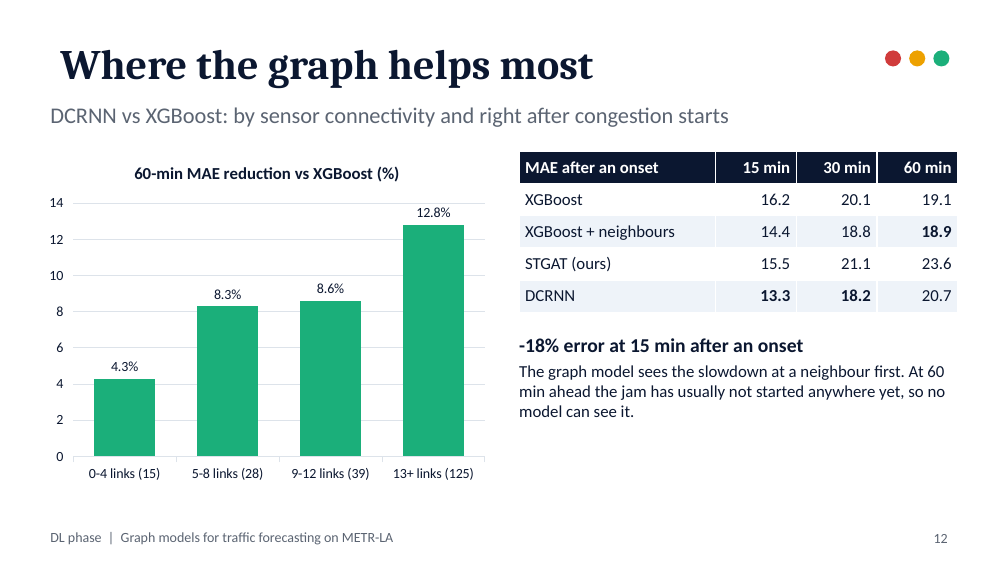
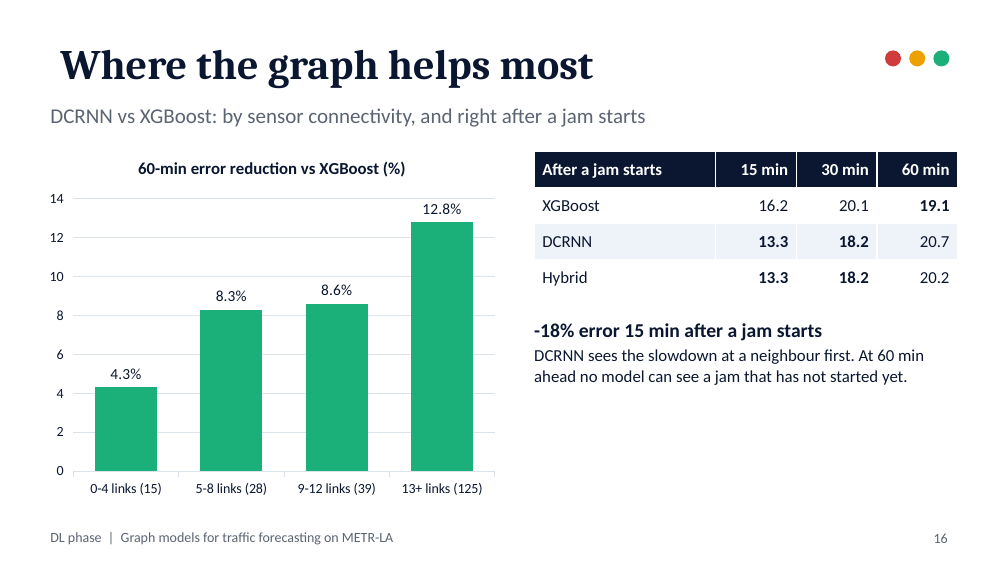
Before and after one commit to ManasSaxena14/MetroFlow_MachineAndDeepLearning, a slide deck: slide 16 of docs/presentation/DL_Graph_Models.pptx (slide 12 before the commit). Drawn at 1008x567 pixels with LibreOffice and Linux fonts; fonts in the diff are those of the drawing. Boxes give left, top, right and bottom in pixels: in the first picture for what was removed or moved away, otherwise in the second. Text is boxed around its words. In the diff, an @@ line names an element or a change of style, - is before the commit and + after.

```diff
--- a/docs/presentation/DL_Graph_Models.pptx
+++ b/docs/presentation/DL_Graph_Models.pptx
@@ text at (x1=50, y1=108, x2=645, y2=127): text changed; size 16 to 15 pt @@
-DCRNN vs XGBoost: by sensor connectivity and right after congestion starts
+DCRNN vs XGBoost: by sensor connectivity, and right after a jam starts
@@ column chart at (x1=40, y1=141, x2=504, y2=504) @@
@@ title "60-min MAE reduction vs XGBoost (%)" to "60-min error reduction vs XGBoost (%)" @@
@@ data labels of Series 1 changed @@
@@ value axis changed @@
@@ column chart resized from (x1=40, y1=146, x2=494, y2=489) to (x1=40, y1=141, x2=504, y2=504) @@
@@ table at (x1=534, y1=151, x2=958, y2=296) @@
-row 1, column 1: MAE after an onset
+row 1, column 1: After a jam starts
-row 3: XGBoost + neighbours | 14.4 | 18.8 | 18.9
-row 4: STGAT (ours) | 15.5 | 21.1 | 23.6
+row 4: Hybrid | 13.3 | 18.2 | 20.2
@@ table resized from (x1=519, y1=151, x2=958, y2=312) to (x1=534, y1=151, x2=958, y2=296) @@
@@ text at (x1=534, y1=323, x2=924, y2=385): text changed @@
--18% error at 15 min after an onset
-The graph model sees the slowdown at a neighbour first. At 60 min ahead the jam has usually not started anywhere yet, so no model can see it.
+-18% error 15 min after a jam starts
+DCRNN sees the slowdown at a neighbour first. At 60 min ahead no model can see a jam that has not started yet.
@@ page number at (x1=934, y1=533, x2=948, y2=543): text changed @@
-12
+16
```
Also in this commit, not shown: 10 other slides changed, 14 slides added, 5 slides removed, 21 other files.
